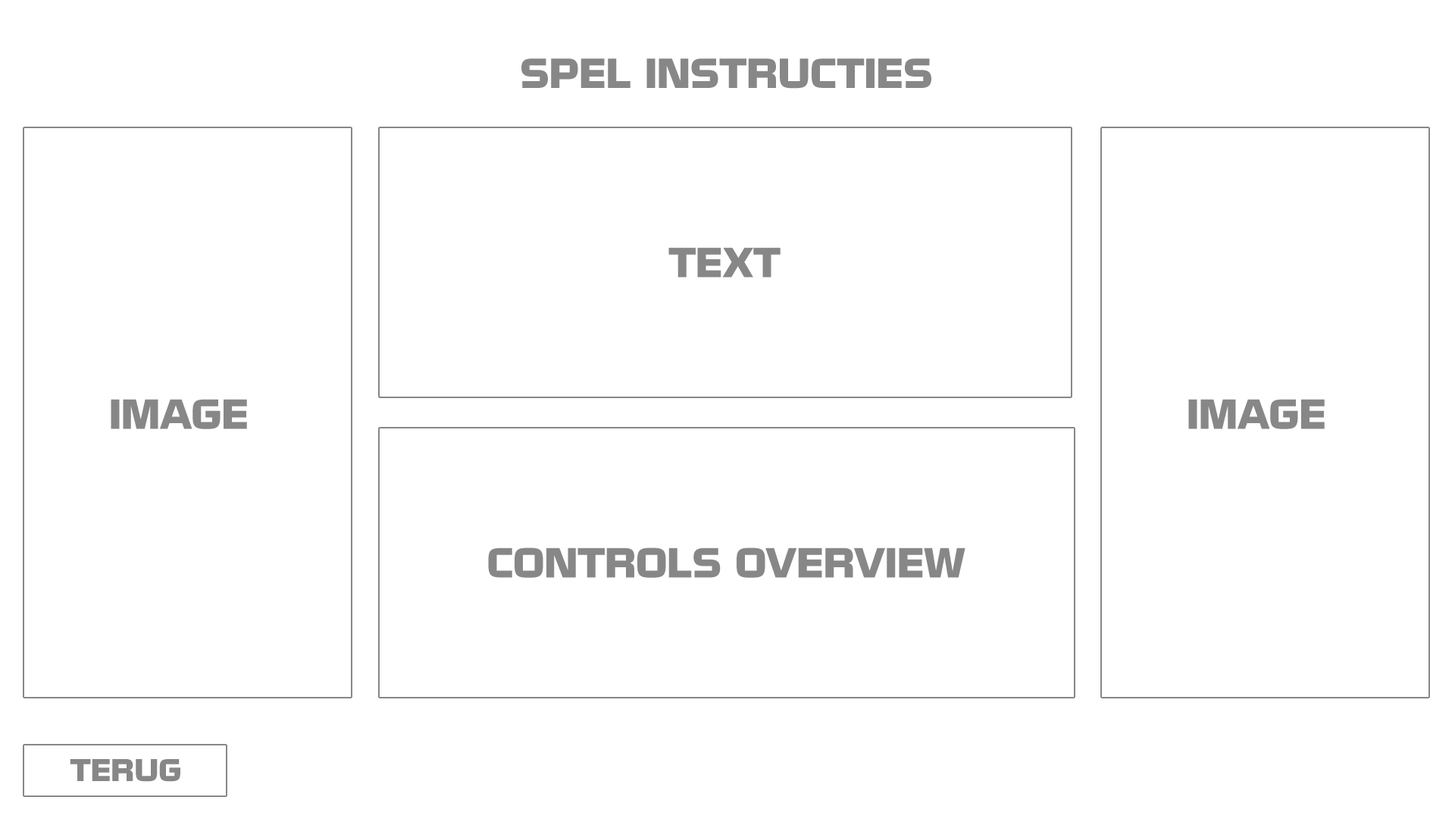
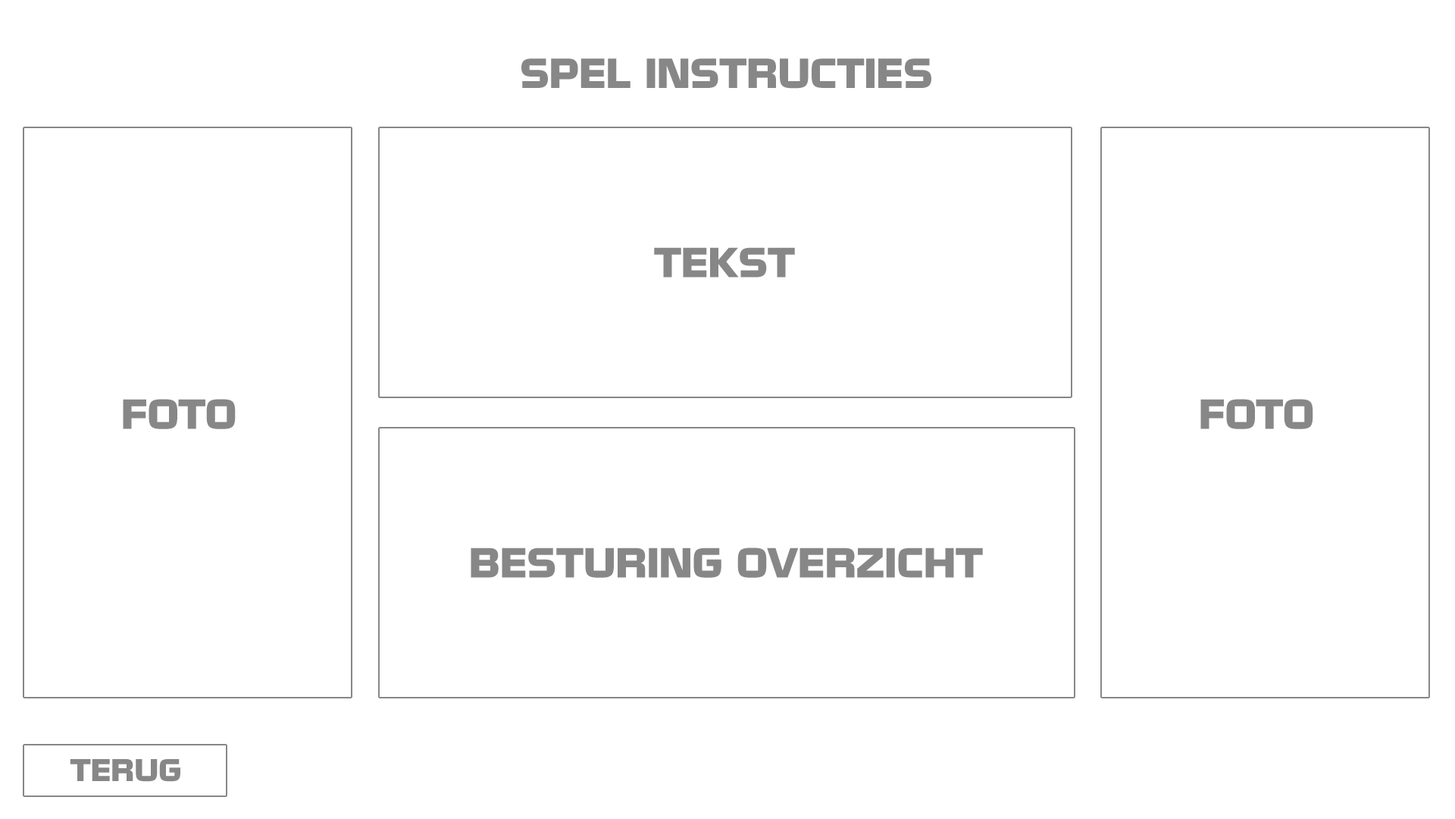
Revision of a layered w=1455, h=819 image; what changed, layer by layer:
renamed "TEXT" to "TEKST", painted on it over [654, 247, 796, 278]
renamed "CONTROLS OVERVIEW" to "BESTURING OVERZICHT", painted on it over [470, 547, 984, 578]
renamed "IMAGE copy" to "FOTO", painted on it over [1188, 398, 1325, 430]
renamed "IMAGE" to "FOTO", painted on it over [110, 398, 248, 430]
